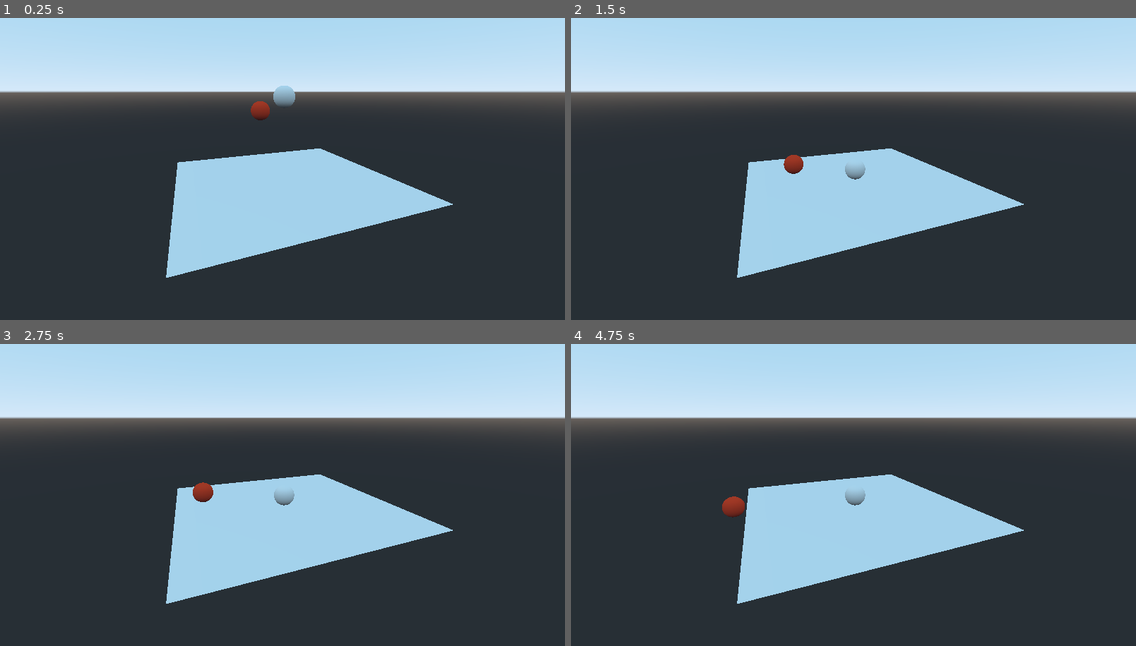
Above: before the commit, frames 1-4 (two rows, left to right).
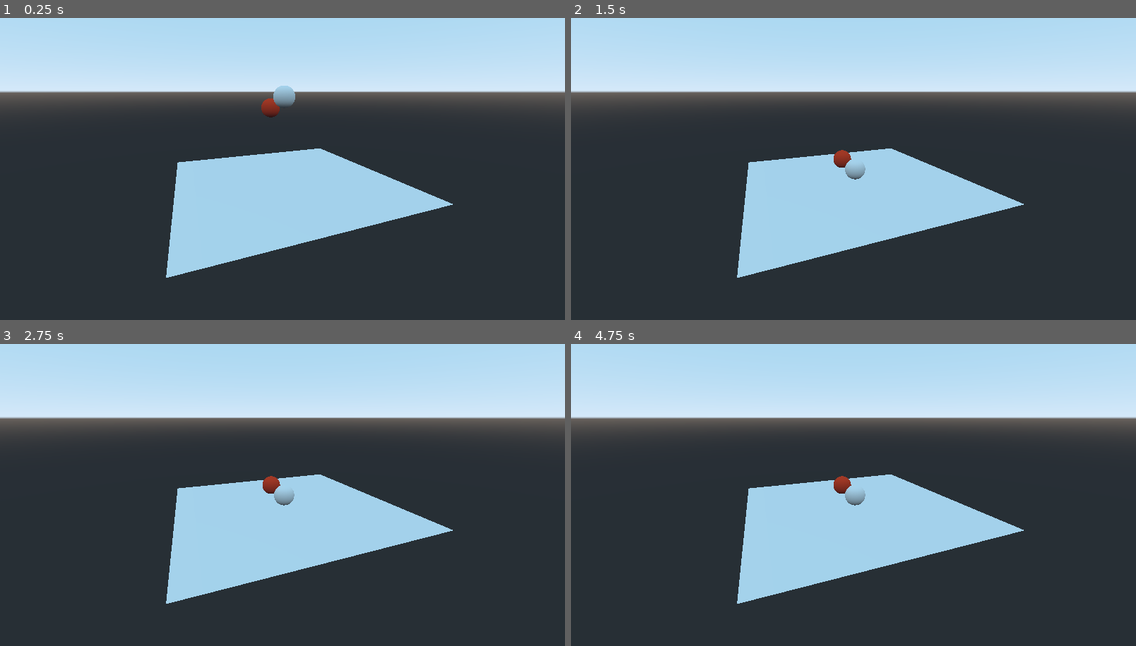
Above: after the commit, the same moments.

Repository: Voxelers/phyLearn
Game: Godot game, scene res://RigidVsKine.tscn
Two runs of this game, one before a commit and one after it. Both use one fixed random seed, a clock stepped at 60 frames per second and the inputs below.
Inputs:
- Up to frame 1 (0.25 s): no input
- Up to frame 2 (1.5 s): no input
- Up to frame 3 (2.75 s): no input
- Up to frame 4 (4.75 s): tap Enter at 4.25 s

The runs differ from the first frame. In frame 1, 0.2% of the frame differs, in the area x 44-50%, y 26-34%; in frame 2, 0.3%; in frame 3, 0.3%; in frame 4, 0.4%, in the area x 26-50%, y 43-58%.

Commit message:
Simple approach with constant velocity

Diff:
--- a/KinematicBody.gd
+++ b/KinematicBody.gd
@@ -1,17 +1,15 @@
 extends KinematicBody
 
-export var speed = 0.14
+export var speed = 0.10
 
 var velocity = Vector3.ZERO
 
 
 # Called when the node enters the scene tree for the first time.
 func _ready():
-	velocity = Vector3.FORWARD * speed
-	velocity = velocity.rotated(Vector3.RIGHT, int(-PI/2))
+	velocity = Vector3.DOWN * speed
 
 
 # Called every frame. 'delta' is the elapsed time since the previous frame.
 func _process(delta):
 	move_and_collide(velocity)
-	# move_and_slide(velocity)
